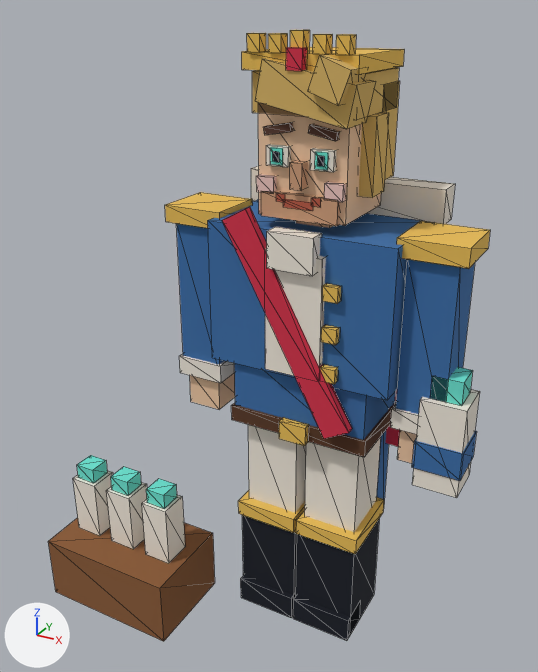
A saved change to the glTF model public/assets/npc/npc_mikhalych.glb.
Camera for both pictures: a camera (50 mm lens) standing at (1.01, -2.18, 2.21) and looking at (-0.16, -0.06, 1.15). Lighting does not change. The marker at lower left points along +X, +Y and +Z. The picture after the commit comes second. Mesh edges are drawn as thin lines. Where no turn or scale is listed for an object, it has been applied to the vertices. Vertices at exactly the same position are counted once.

The older version as bpy lines, for what is in view:
```python
me_npc_mikhalych = bpy.data.meshes.new('npc_mikhalych')
me_npc_mikhalych.from_pydata(...)  # 552 vertices, 828 faces; spans x -0.75..0.75, y -0.39..0.39, z -1.08..1.08
me_npc_mikhalych.materials.append(mat_palette)  # picture img_palette_atlas
ob_npc_mikhalych = bpy.data.objects.new('npc_mikhalych', me_npc_mikhalych)
ob_npc_mikhalych.location = (-0.172, -0.11, 1.077)
```
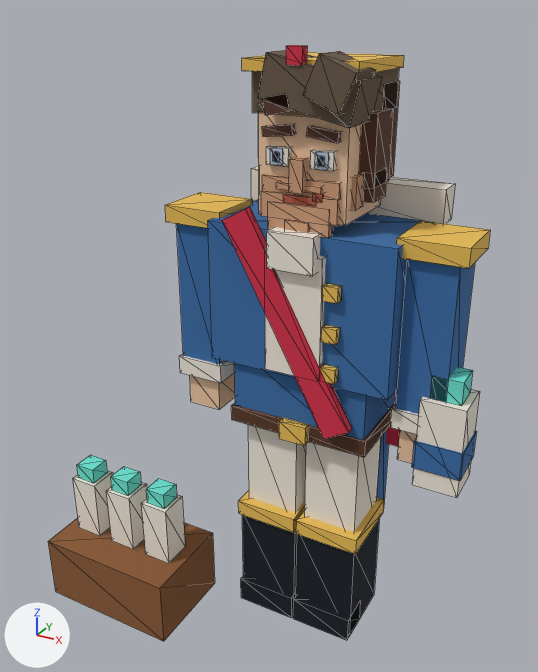
Where the newer file only moved an object's origin or applied its transform, the numbers keep the older frame.

Where the change shows, as pixel boxes (x1, y1, x2, y2) in the pictures (538 x 672 px; the box of a moved part takes in the faces that stretch with it):
'npc_mikhalych', reshaped
    before: (48, 30, 490, 641)
    after: (48, 45, 490, 641)
part 1 of me_npc_mikhalych, added (brown)
    after: (268, 201, 333, 238)
part 2 of me_npc_mikhalych, added (mostly hidden)
    after: (285, 219, 309, 233)
part 3 of me_npc_mikhalych, moved or reshaped (not visible afterwards)
    before: (290, 160, 308, 190)
part 4 of me_npc_mikhalych, added (brown)
    after: (350, 174, 364, 210)
part 5 of me_npc_mikhalych, moved or reshaped
    before: (324, 182, 346, 202)
    after: (307, 125, 342, 143)
part 6 of me_npc_mikhalych, added (brown)
    after: (289, 157, 309, 194)
part 7 of me_npc_mikhalych, moved or reshaped
    before: (283, 199, 313, 211)
    after: (283, 194, 316, 206)
part 8 of me_npc_mikhalych, moved or reshaped
    before: (311, 198, 321, 207)
    after: (313, 193, 323, 202)
part 9 of me_npc_mikhalych, added
    after: (276, 182, 322, 194)
part 10 of me_npc_mikhalych, added (brown)
    after: (262, 174, 341, 200)
part 11 of me_npc_mikhalych, moved or reshaped
    before: (255, 58, 375, 129)
    after: (258, 50, 382, 128)
part 12 of me_npc_mikhalych, moved or reshaped
    before: (276, 193, 285, 202)
    after: (263, 93, 293, 115)
part 13 of me_npc_mikhalych, added (brown)
    after: (359, 108, 393, 188)
part 14 of me_npc_mikhalych, added (brown)
    after: (363, 168, 387, 203)
part 15 of me_npc_mikhalych, moved or reshaped
    before: (242, 47, 404, 74)
    after: (242, 52, 404, 72)
part 16 of me_npc_mikhalych, moved or reshaped
    before: (286, 47, 307, 71)
    after: (286, 45, 307, 65)
part 17 of me_npc_mikhalych, deleted (brown)
    before: (247, 30, 389, 198)
part 18 of me_npc_mikhalych, moved or reshaped
    before: (252, 54, 399, 135)
    after: (252, 51, 399, 137)
part 19 of me_npc_mikhalych, surface changed
    both: (252, 68, 400, 178)

Patch to the scene script:
```diff
--- a/public/assets/npc/npc_mikhalych.glb.py
+++ b/public/assets/npc/npc_mikhalych.glb.py
@@ me_npc_mikhalych @@
-me_npc_mikhalych.from_pydata(...)  # 552 vertices, 828 faces; spans x -0.75..0.75, y -0.39..0.39, z -1.08..1.08
+me_npc_mikhalych.from_pydata(...)  # 560 vertices, 840 faces; spans x -0.75..0.75, y -0.39..0.39, z -1.08..1.04
+# me_npc_mikhalych part 1: a new loose piece, a box spanning x 0.068..0.277, y -0.057..-0.027, z 0.493..0.583, in mat_palette (picture img_palette_atlas)
+# me_npc_mikhalych part 2: a new loose piece, a box spanning x 0.132..0.212, y -0.065..-0.035, z 0.473..0.532, in mat_palette (picture img_palette_atlas)
+# me_npc_mikhalych part 3: the loose piece of 8 vertices spanning x 0.15..0.19, y -0.07..-0.02, z 0.63..0.71 is moved by (-0.15, 0.08, -0.05)
+# me_npc_mikhalych part 4: a new loose piece, a box spanning x 0.308..0.337, y 0.0..0.06, z 0.572..0.673, in mat_palette (picture img_palette_atlas)
+# me_npc_mikhalych part 5: the loose piece of 8 vertices spanning x 0.26..0.32, y -0.05..-0.02, z 0.61..0.66 is scaled about its middle by (1.65, 0.999, 0.597), then moved by (-0.04, 0.0, 0.17)
+# me_npc_mikhalych part 6: a new loose piece, a box spanning x 0.15..0.195, y -0.075..-0.025, z 0.623..0.722, in mat_palette (picture img_palette_atlas)
+# me_npc_mikhalych part 7: the loose piece of 8 vertices spanning x 0.12..0.22, y -0.06..-0.03, z 0.57..0.59 is moved by (0.01, 0.0, 0.02)
+# me_npc_mikhalych part 8: the loose piece of 8 vertices spanning x 0.22..0.25, y -0.06..-0.03, z 0.59..0.61 is moved by (0.01, 0.0, 0.01)
+# me_npc_mikhalych part 9: a new loose piece, a box spanning x 0.097..0.247, y -0.057..-0.027, z 0.624..0.645, in mat_palette (picture img_palette_atlas)
+# me_npc_mikhalych part 10: a new loose piece, a box spanning x 0.042..0.302, y -0.047..-0.027, z 0.61..0.659, in mat_palette (picture img_palette_atlas)
+# me_npc_mikhalych part 11: the loose piece of 8 vertices spanning x 0.04..0.36, y -0.09..0.05, z 0.82..1.0 is moved by (0.01, 0.01, 0.01)
+# me_npc_mikhalych part 12: the loose piece of 8 vertices spanning x 0.1..0.13, y -0.06..-0.03, z 0.59..0.61 is scaled about its middle by (2.62, 3.33, 1.96), then moved by (0.0, 0.0, 0.28)
+# me_npc_mikhalych part 13: a new loose piece, a box spanning x 0.323..0.372, y 0.055..0.185, z 0.633..0.853, in mat_palette (picture img_palette_atlas)
+# me_npc_mikhalych part 14: a new loose piece, a box spanning x 0.332..0.372, y 0.06..0.16, z 0.587..0.678, in mat_palette (picture img_palette_atlas)
+# me_npc_mikhalych part 15: the loose piece of 8 vertices spanning x -0.01..0.36, y -0.07..0.29, z 0.97..1.02 is moved by (0.0, 0.0, -0.01)
+# me_npc_mikhalych part 16: the loose piece of 8 vertices spanning x 0.15..0.2, y -0.09..-0.06, z 0.97..1.03 is moved by (0.0, 0.0, 0.01)
+# me_npc_mikhalych part 17: 9 loose pieces with 72 vertices, spanning x -0.02..0.37, y -0.08..0.16, z 0.6..1.08, are deleted
+# me_npc_mikhalych part 18: 4 vertices moved from x 0.0..0.34, y -0.03..0.3, z 0.96 to x 0.0..0.34, y -0.03..0.3, z 0.97; 14 vertices removed from x 0.05..0.36, y -0.12..0.0, z 0.78..1.02; 14 vertices added at x 0.05..0.37, y -0.12..0.02, z 0.78..1.02
+# me_npc_mikhalych part 19: 48 kept faces spanning x 0.0..0.34, y -0.06..0.31, z 0.62..0.97 get new texture (UV) coordinates
+# other edits to the shape of me_npc_mikhalych do not show in these pictures
 me_npc_mikhalych.materials.append(mat_palette)
```
